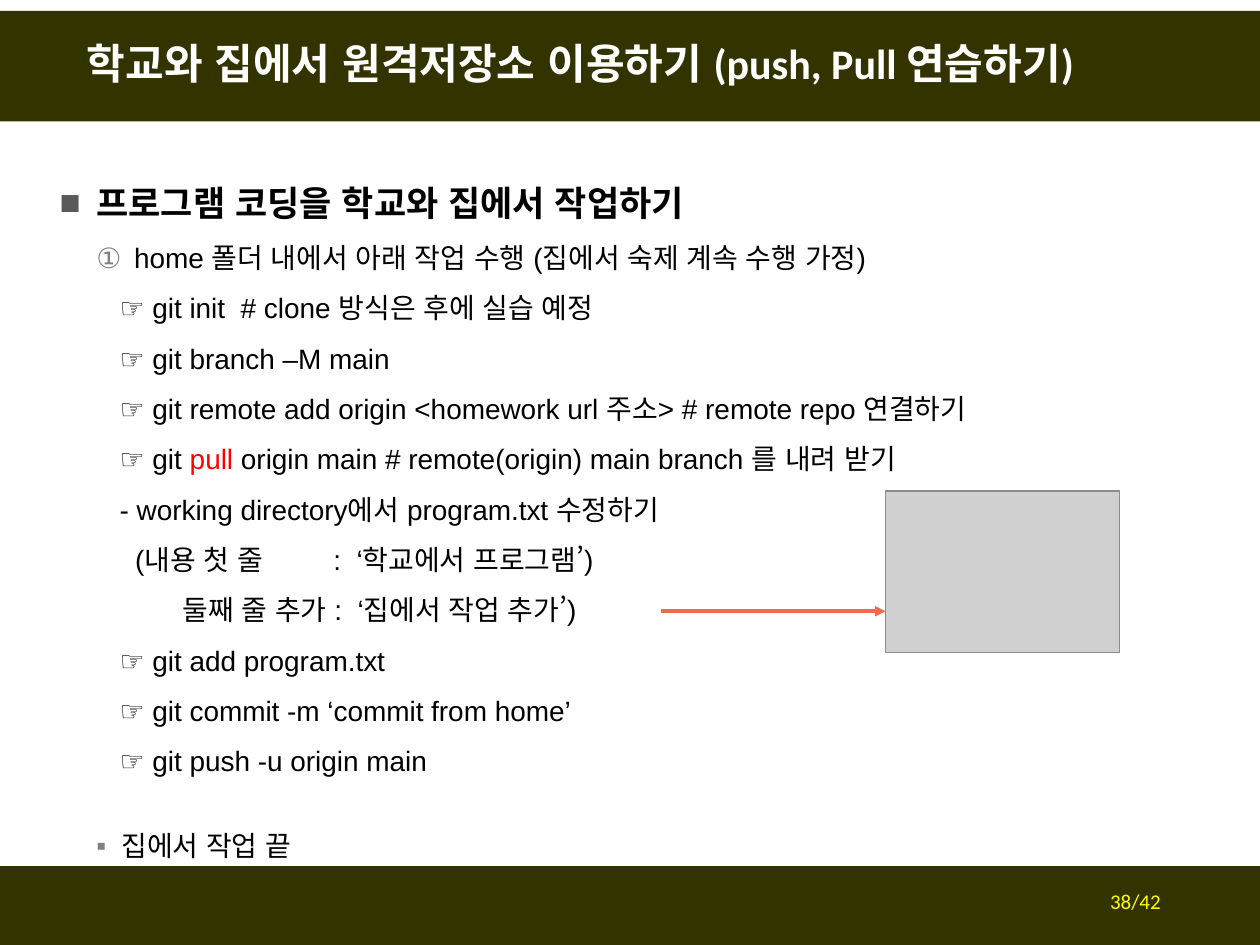
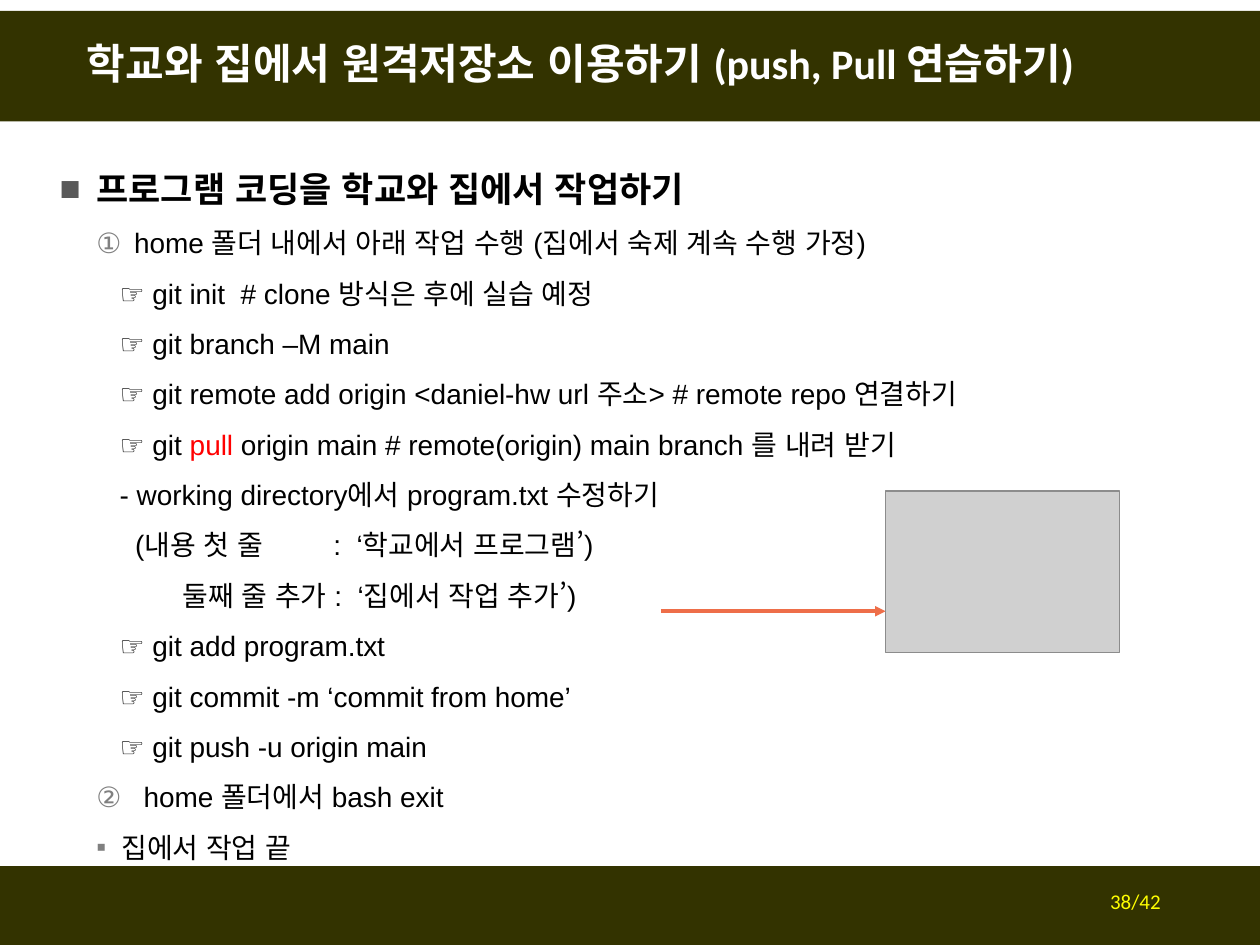
Before and after one commit to fasthill/github-lecture, a slide deck: slide 38 of git및github첫걸음2-원격저장소만들기 (1).pptx. Drawn at 1260x945 pixels with LibreOffice and Linux fonts; fonts in the diff are those of the drawing; grey boxes stand for pictures. Boxes give left, top, right and bottom in pixels: in the first picture for what was removed or moved away, otherwise in the second. Text is boxed around its words. In the diff, an @@ line names an element or a change of style, - is before the commit and + after.

```diff
--- a/git및github첫걸음2-원격저장소만들기 (1).pptx
+++ b/git및github첫걸음2-원격저장소만들기 (1).pptx
@@ text "프로그램 코딩을 학교와 집에서 작업하기" moved from (x1=96, y1=186, x2=967, y2=859) to (x1=96, y1=172, x2=957, y2=861) @@
@@ text at (x1=152, y1=381, x2=957, y2=410): text changed @@
-  ☞ git remote add origin <homework url 주소> # remote repo 연결하기
+  ☞ git remote add origin <daniel-hw url 주소> # remote repo 연결하기
@@ text at (x1=144, y1=784, x2=443, y2=810): paragraph added @@
+  2. home 폴더에서 bash exit
```
Also in this commit, not shown: 4 other slides changed.
